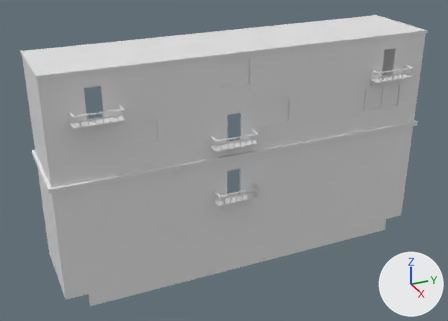
The FBX model Assets/hml_zhenya/ENVIRONMENT/models/HOTRUN_PIZZA_3.fbx as it was, and as the next commit left it.
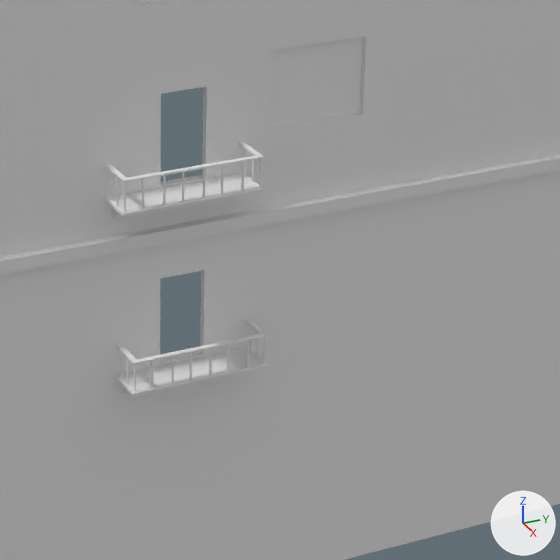
The first picture shows the older version from a 50 mm lens placed at (245.8, 182.3, 23.0), pointed at (208.7, 199.0, 4.4). The close-ups show both versions on the part from 40% to 78% of the width and 27% to 80% of the height of that picture; other places that the commit changed are outside them. The lights are fixed; the arrows at lower right show +X, +Y and +Z. Where no turn or scale is listed for an object, it has been applied to the vertices.

Names of what the first close-up shows: '3*3.2185', '3*3.2198', '3*3.2199', '3*3.2251', '3*3.2253', '3*3.2254', '3*3.2453', '3*3.2455', '3*3.2456', '3*3.2458', '3*3.2470', '3*3.2472', '3*3.2612', '3*3.2646'.
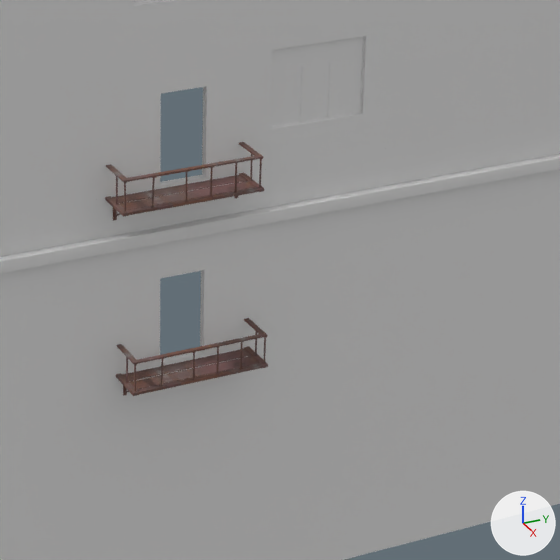
Diff of the bpy script that builds the scene:
```diff
--- a/Assets/hml_zhenya/ENVIRONMENT/models/HOTRUN_PIZZA_3.fbx.py
+++ b/Assets/hml_zhenya/ENVIRONMENT/models/HOTRUN_PIZZA_3.fbx.py
@@ me_cube_785 @@
-me_cube_785.from_pydata(...)  # 266 vertices, 172 faces; spans x -0.05..0.89, y -1.53..1.53, z 2.48..3.69
+me_cube_785.from_pydata(...)  # 852 vertices, 1402 faces; spans x -0.04..0.89, y -1.53..1.53, z 2.48..3.69
+# me_cube_785 part 1: the loose piece of 12 vertices spanning x -0.05..0.76, y -1.43..1.43, z 3.0 is rebuilt with 24 vertices and now spans x 0.39..0.74, y -1.44..1.43, z 3.0, in mat_material (picture img_rgb_png)
+# me_cube_785 part 2: the loose piece of 8 vertices spanning x 0.8..0.84, y -1.49..-1.46, z 2.99..3.67 is rebuilt with 64 vertices and now spans x 0.79..0.86, y -1.49..-1.43, z 3.01..3.67, in mat_material (picture img_rgb_png)
+# me_cube_785 part 3: the loose piece of 8 vertices spanning x 0.8..0.84, y 1.46..1.49, z 2.99..3.67 is rebuilt with 64 vertices and now spans x 0.79..0.86, y 1.44..1.51, z 3.01..3.67, in mat_material (picture img_rgb_png)
+# me_cube_785 part 4: a new loose piece of 64 vertices spanning x 0.79..0.86, y 0.9..0.97, z 3.01..3.67, in mat_material (picture img_rgb_png)
+# me_cube_785 part 5: a new loose piece of 64 vertices spanning x 0.79..0.86, y 0.36..0.42, z 3.01..3.67, in mat_material (picture img_rgb_png)
+# me_cube_785 part 6: a new loose piece of 64 vertices spanning x 0.79..0.86, y -0.91..-0.82, z 3.0..3.67, in mat_material (picture img_rgb_png)
+# me_cube_785 part 7: a new loose piece of 64 vertices spanning x 0.39..0.47, y -1.5..-1.43, z 3.0..3.67, in mat_material (picture img_rgb_png)
+# me_cube_785 part 8: a new loose piece of 24 vertices spanning x 0.04..0.36, y -1.44..1.43, z 3.0, in mat_material (picture img_rgb_png)
+# me_cube_785 part 9: 7 loose pieces with 56 vertices, spanning x 0.17..0.84, y -1.49..1.49, z 2.99..3.67, are deleted
+# me_cube_785 part 10: 4 vertices moved from x -0.04..0.48, y -1.51..1.51, z 2.9..3.69 to x -0.04..0.48, y -1.4..1.4, z 2.9..3.68; 89 vertices removed from x -0.04..0.88, y -1.53..1.53, z 2.48..3.69; 175 vertices added at x -0.04..0.89, y -1.53..1.53, z 2.48..3.69
+# me_cube_785 part 11: the surface is now shaded smooth
+me_cube_785.materials.append(mat_material)  # picture img_rgb_png
@@ me_cube_733 @@
-me_cube_733.from_pydata(...)  # 266 vertices, 172 faces; spans x -0.05..0.89, y -1.53..1.53, z 2.48..3.69
+me_cube_733.from_pydata(...)  # 852 vertices, 1402 faces; spans x -0.04..0.89, y -1.53..1.53, z 2.48..3.69
+# me_cube_733 part 12: the loose piece of 12 vertices spanning x -0.05..0.76, y -1.43..1.43, z 3.0 is rebuilt with 24 vertices and now spans x 0.39..0.74, y -1.44..1.43, z 3.0, in mat_material (picture img_rgb_png)
+# me_cube_733 part 13: the loose piece of 8 vertices spanning x 0.8..0.84, y -1.49..-1.46, z 2.99..3.67 is rebuilt with 64 vertices and now spans x 0.79..0.86, y -1.49..-1.43, z 3.01..3.67, in mat_material (picture img_rgb_png)
+# me_cube_733 part 14: the loose piece of 8 vertices spanning x 0.8..0.84, y 1.46..1.49, z 2.99..3.67 is rebuilt with 64 vertices and now spans x 0.79..0.86, y 1.44..1.51, z 3.01..3.67, in mat_material (picture img_rgb_png)
+# me_cube_733 part 15: a new loose piece of 64 vertices spanning x 0.79..0.86, y 0.9..0.97, z 3.01..3.67, in mat_material (picture img_rgb_png)
+# me_cube_733 part 16: a new loose piece of 64 vertices spanning x 0.79..0.86, y 0.36..0.42, z 3.01..3.67, in mat_material (picture img_rgb_png)
+# me_cube_733 part 17: a new loose piece of 64 vertices spanning x 0.79..0.86, y -0.18..-0.11, z 3.0..3.67, in mat_material (picture img_rgb_png)
+# me_cube_733 part 18: a new loose piece of 64 vertices spanning x 0.79..0.86, y -0.91..-0.82, z 3.0..3.67, in mat_material (picture img_rgb_png)
+# me_cube_733 part 19: a new loose piece of 64 vertices spanning x 0.39..0.46, y 1.44..1.51, z 3.01..3.67, in mat_material (picture img_rgb_png)
+# me_cube_733 part 20: a new loose piece of 64 vertices spanning x 0.39..0.47, y -1.5..-1.43, z 3.0..3.67, in mat_material (picture img_rgb_png)
+# me_cube_733 part 21: a new loose piece of 24 vertices spanning x 0.04..0.36, y -1.44..1.43, z 3.0, in mat_material (picture img_rgb_png)
+# me_cube_733 part 22: 7 loose pieces with 56 vertices, spanning x 0.17..0.84, y -1.49..1.49, z 2.99..3.67, are deleted
+# me_cube_733 part 23: 4 vertices moved from x -0.04..0.48, y -1.51..1.51, z 2.9..3.69 to x -0.04..0.48, y -1.4..1.4, z 2.9..3.68; 89 vertices removed from x -0.04..0.88, y -1.53..1.53, z 2.48..3.69; 175 vertices added at x -0.04..0.89, y -1.53..1.53, z 2.48..3.69
+# me_cube_733 part 24: the surface is now shaded smooth
+me_cube_733.materials.append(mat_material)  # picture img_rgb_png
```

Changed parts and their boxes [x1, y1, x2, y2] in the close-ups (560 x 560 px; the box of a moved part takes in the faces that stretch with it):
'3*3.2198', reshaped: before [116, 318, 269, 396]; after [116, 318, 268, 396]
'3*3.2253', reshaped: before [105, 142, 264, 221]; after [105, 142, 264, 220]
part 1 of me_cube_785, rebuilt (19% shorter): before [113, 174, 255, 210]; after [120, 181, 255, 210]
part 2 of me_cube_785, rebuilt: before [123, 182, 126, 212]; after [123, 182, 127, 213]
part 3 of me_cube_785, rebuilt (50% wider): before [259, 159, 262, 188]; after [258, 158, 263, 188]
part 4 of me_cube_785, added: after [234, 163, 238, 193]
part 5 of me_cube_785, added: after [209, 167, 214, 197]
part 6 of me_cube_785, added: after [150, 177, 156, 208]
part 7 of me_cube_785, added: after [114, 175, 119, 205]
part 8 of me_cube_785, added (brown): after [112, 175, 247, 203]
part 9 of me_cube_785, deleted: before [110, 149, 248, 209]
part 10 of me_cube_785, moved or reshaped: before [105, 142, 264, 221]; after [105, 142, 264, 220]
part 12 of me_cube_733, rebuilt (19% shorter): before [123, 348, 260, 390]; after [130, 356, 260, 390]
part 13 of me_cube_733, rebuilt (67% wider): before [134, 364, 136, 392]; after [133, 364, 137, 392]
part 14 of me_cube_733, rebuilt: before [263, 337, 266, 364]; after [263, 337, 267, 364]
part 15 of me_cube_733, added: after [239, 341, 244, 370]
part 16 of me_cube_733, added: after [216, 347, 220, 374]
part 17 of me_cube_733, added: after [192, 352, 196, 380]
part 18 of me_cube_733, added: after [159, 358, 165, 387]
part 19 of me_cube_733, added: after [254, 331, 258, 356]
part 20 of me_cube_733, added: after [125, 357, 129, 384]
part 21 of me_cube_733, added (brown): after [122, 349, 251, 381]
part 22 of me_cube_733, deleted: before [121, 326, 253, 388]
part 23 of me_cube_733, moved or reshaped: [116, 318, 268, 396] in both
